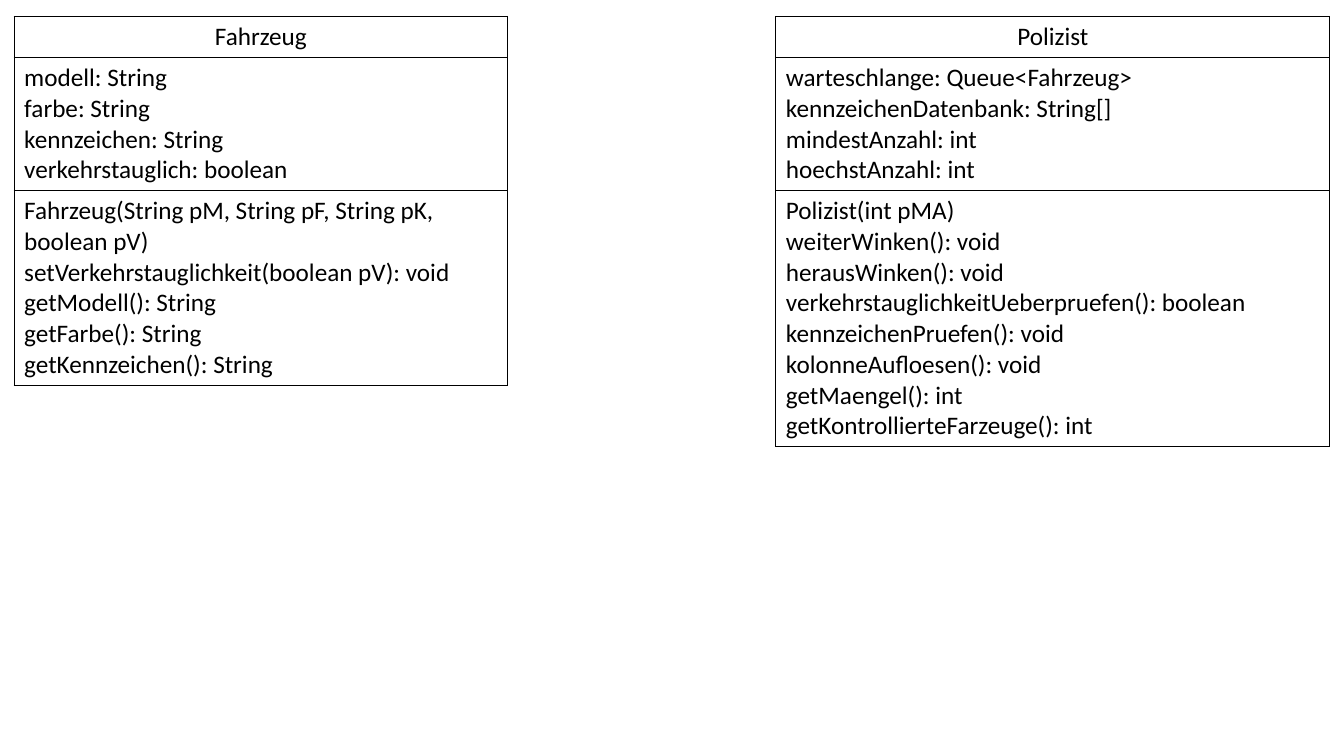
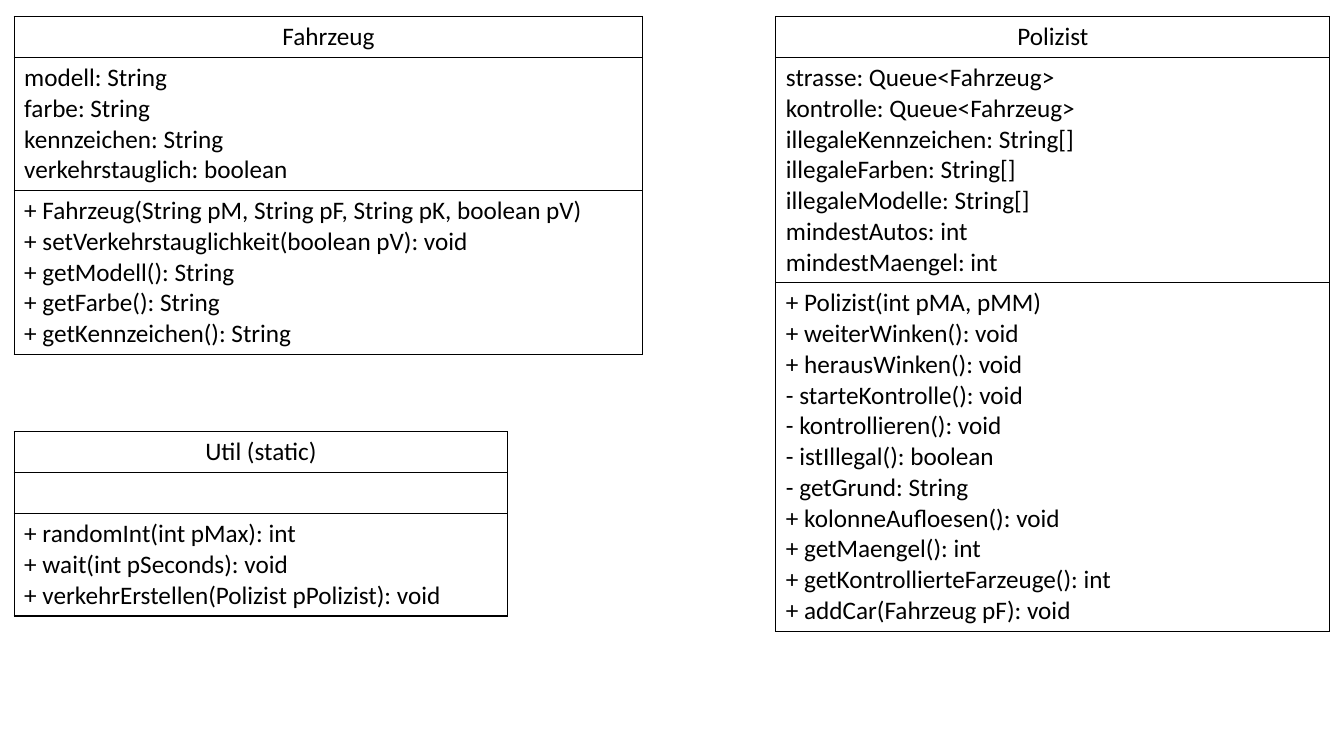
Before and after one commit to joseywoermann/school-projects, a slide deck: slide 1 of java/BlueJ/verkehrskontrolle/diagramme.pptx. Drawn at 1344x756 pixels with LibreOffice and Linux fonts; fonts in the diff are those of the drawing. Boxes give left, top, right and bottom in pixels: in the first picture for what was removed or moved away, otherwise in the second. Text is boxed around its words. In the diff, an @@ line names an element or a change of style, - is before the commit and + after.

```diff
--- a/java/BlueJ/verkehrskontrolle/diagramme.pptx
+++ b/java/BlueJ/verkehrskontrolle/diagramme.pptx
@@ table at [14, 16, 643, 351] @@
-row 3, column 1: Fahrzeug(String pM, String pF, String pK, boolean pV) / setVerkehrstauglichkeit(boolean pV): void / getModell(): String / getFarbe(): String / getKennzeichen(): String
+row 3, column 1: + Fahrzeug(String pM, String pF, String pK, boolean pV) / + setVerkehrstauglichkeit(boolean pV): void / + getModell(): String / + getFarbe(): String / + getKennzeichen(): String
@@ table: place and size @@
-table at [14, 16, 508, 382]
+table at [14, 16, 643, 351]
@@ table at [776, 16, 1331, 628] @@
-row 2, column 1: warteschlange: Queue<Fahrzeug> / kennzeichenDatenbank: String[] / mindestAnzahl: int / hoechstAnzahl: int
+row 2, column 1: strasse: Queue<Fahrzeug> / kontrolle: Queue<Fahrzeug> / illegaleKennzeichen: String[] / illegaleFarben: String[] / illegaleModelle: String[] / mindestAutos: int / mindestMaengel: int
-row 3, column 1: Polizist(int pMA) weiterWinken(): void / herausWinken(): void / verkehrstauglichkeitUeberpruefen(): boolean / kennzeichenPruefen(): void / kolonneAufloesen(): void / getMaengel(): int / getKontrollierteFarzeuge(): int
+row 3, column 1: + Polizist(int pMA, pMM) + weiterWinken(): void / + herausWinken(): void / - starteKontrolle(): void / - kontrollieren(): void / - istIllegal(): boolean / - getGrund: String / + kolonneAufloesen(): void / + getMaengel(): int / + getKontrollierteFarzeuge(): int / + addCar(Fahrzeug pF): void
@@ table added at [14, 432, 508, 614], 3 rows, 1 columns @@
+Util (static)
+
++ randomInt(int pMax): int / + wait(int pSeconds): void / + verkehrErstellen(Polizist pPolizist): void
```
Also in this commit, not shown: 14 other files.
